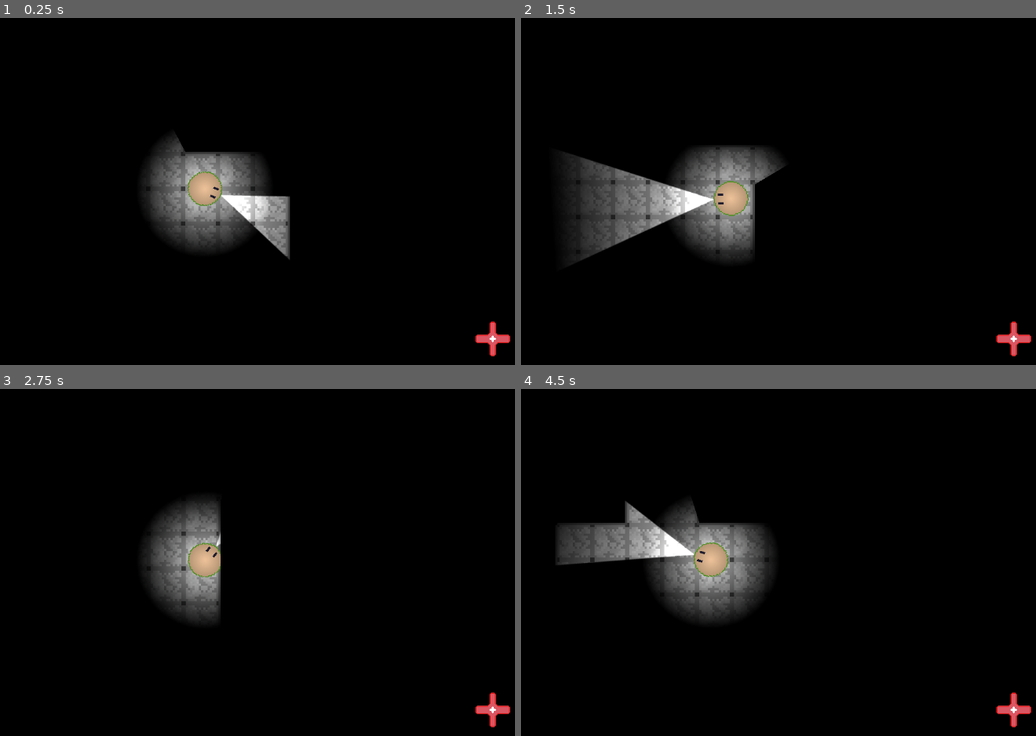
Above: before the commit, frames 1-4 (two rows, left to right).
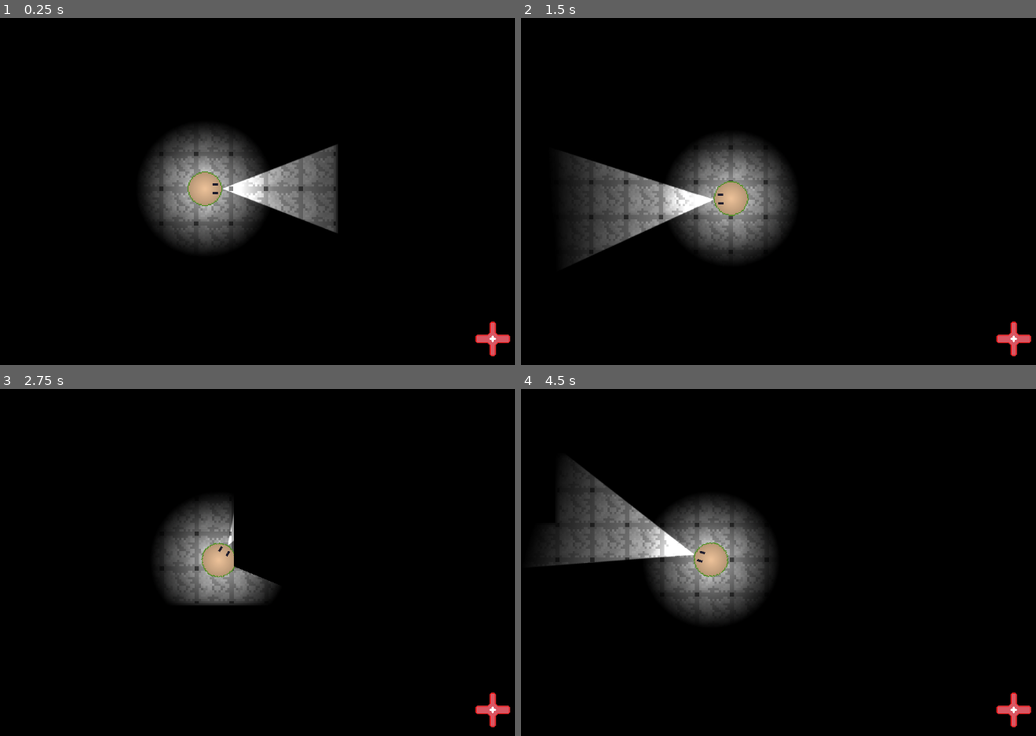
Above: after the commit, the same moments.

Repository: Eeviika/getshutsu
Game: Godot game, scene res://rooms/testRoom.tscn
The game is run twice, just before and just after one commit, with the same random seed, the same clock (stepped at 60 frames per second) and the same inputs. The project has no main scene, so this scene is started directly.
Inputs (mouse positions are in pixels of both pictures, inside the frame that each line leads up to):
- Up to frame 1 (0.25 s): no input
- Up to frame 2 (1.5 s): tap Enter at 0.5, 1.35 s; move the mouse to (866, 170) at 0.52 s; hold D (_right) 0.53-1.28 s; click (866, 170) at 0.6 s; move the mouse to (598, 205) at 1.27 s; hold S (_down) from 1.28 s (still down)
- Up to frame 3 (2.75 s): move the mouse to (267, 482) at 2.02 s; release S (_down) at 2.03 s; hold D (_right) from 2.03 s (still down); click (267, 482) at 2.1 s
- Up to frame 4 (4.5 s): move the mouse to (696, 631) at 2.77 s; release D (_right) at 2.78 s; hold W (_up) 2.78-3.53 s; tap Enter at 2.85, 4.35 s; move the mouse to (912, 611) at 3.52 s; hold A (_left) from 3.53 s (still down); click (912, 611) at 3.6 s; move the mouse to (536, 506) at 4.27 s

The runs differ from the first frame. In frame 1, 5.3% of the frame differs, in the area x 30-66%, y 31-70%; in frame 2, 2.7%; in frame 3, 4.3%; in frame 4, 2.5%.
Error in both runs: Assertion failed: Directory for "audioFolder" is invalid; Points to "res://audio" (res://addons/uncoded_studios_api/autoload.gd:96)

Commit message:
Changed testroom.tscn to include new player char

Diff:
--- a/rooms/testRoom.tscn
+++ b/rooms/testRoom.tscn
@@ -157,6 +157,7 @@
 sources/0 = SubResource("TileSetAtlasSource_nkgv2")
 
 [node name="testRoom" type="Node2D"]
+position = Vector2(-48, 56)
 
 [node name="canvasModulate" type="CanvasModulate" parent="."]
 color = Color(0, 0, 0, 1)
@@ -179,9 +180,6 @@
 layer_1/name = "literally everything else"
 layer_1/tile_data = PackedInt32Array(327685, 0, 0, 262147, 0, 0, 131075, 0, 0)
 
-[node name="player" parent="." instance=ExtResource("2_10jlr")]
-position = Vector2(376, 192)
-
 [node name="enemy" parent="." instance=ExtResource("3_sxqk2")]
 position = Vector2(840, -1032)
 
@@ -189,4 +187,7 @@
 position = Vector2(-312, 328)
 
 [node name="inGameUi" parent="." node_paths=PackedStringArray("UITarget") instance=ExtResource("5_gworr")]
-UITarget = NodePath("../enemy")
+UITarget = NodePath("../player")
+
+[node name="player" parent="." instance=ExtResource("2_10jlr")]
+position = Vector2(288, 320)
Not shown: 1 places in rooms/testRoom.tscn that only renumber resources
